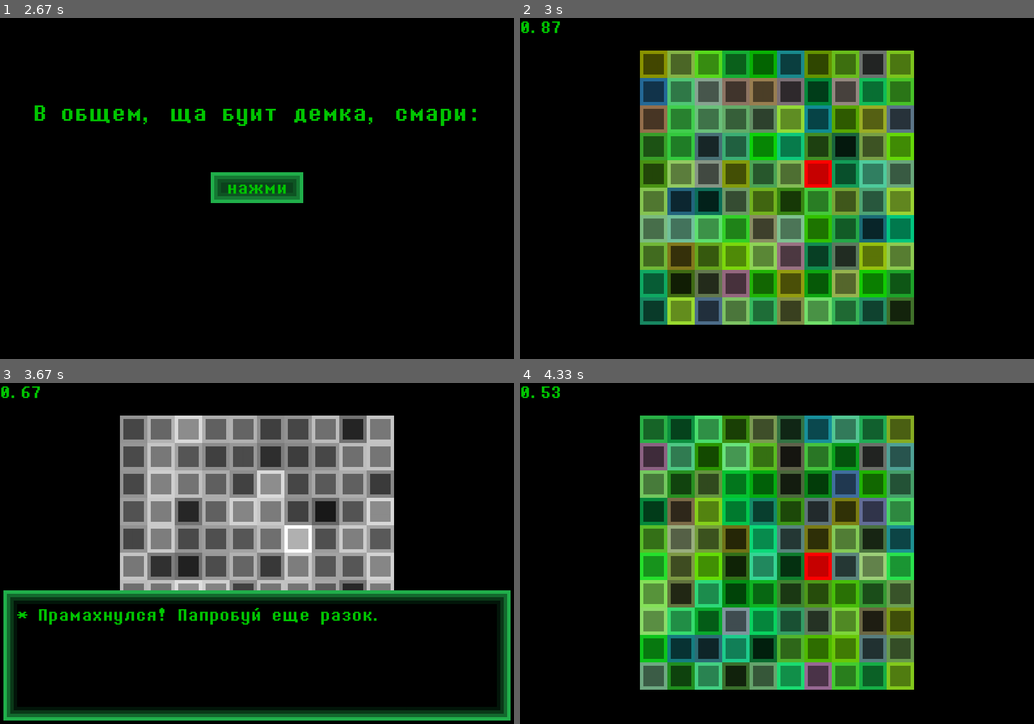
Above: before the commit, frames 1-4 (two rows, left to right).
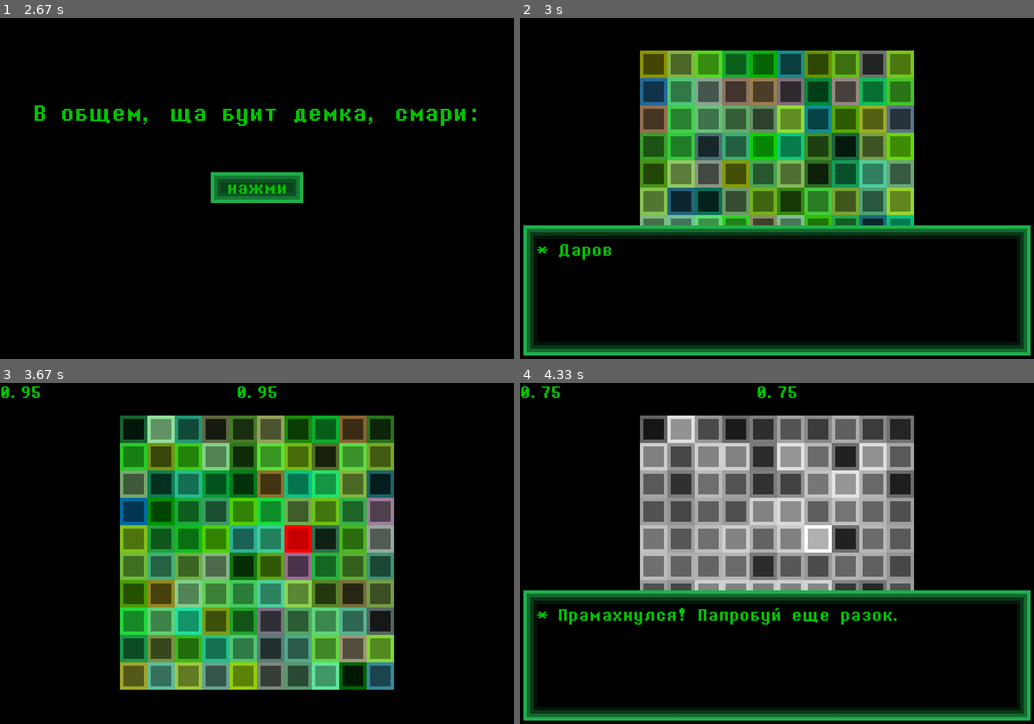
Above: after the commit, the same moments.

Repository: MaximElkinson/Pygame_SuperProject
Game: pygame game, started from игра.py
Two runs of this game, one before a commit and one after it. Both use one fixed random seed, a clock stepped at 60 frames per second and the inputs below.
Inputs (mouse positions are in pixels of both pictures, inside the frame that each line leads up to):
- Up to frame 1 (2.67 s): press the mouse at (257, 157) at 0.37 s; move the mouse to (174, 212) at 0.47 s; release the mouse at (97, 266) at 0.6 s; press the mouse at (257, 157) at 1.2 s; move the mouse to (257, 191) at 1.3 s; release the mouse at (257, 229) at 1.43 s; press the mouse at (257, 157) at 1.53 s; move the mouse to (215, 116) at 1.63 s; release the mouse at (174, 75) at 1.77 s; press the mouse at (257, 157) at 1.87 s; move the mouse to (339, 168) at 1.97 s; release the mouse at (416, 178) at 2.1 s; press the mouse at (257, 157) at 2.2 s; move the mouse to (349, 205) at 2.3 s; release the mouse at (436, 253) at 2.43 s; press the mouse at (257, 157) at 2.53 s; move the mouse to (195, 202) at 2.63 s
- Up to frame 2 (3 s): release the mouse at (653, 246) at 2.77 s; press the mouse at (777, 188) at 2.87 s; move the mouse to (874, 123) at 2.97 s
- Up to frame 3 (3.67 s): release the mouse at (452, 427) at 3.1 s; press the mouse at (380, 512) at 3.2 s; move the mouse to (380, 515) at 3.3 s; release the mouse at (385, 522) at 3.43 s; tap Z at 3.57 s
- Up to frame 4 (4.33 s): press the mouse at (735, 430) at 3.87 s; move the mouse to (679, 492) at 3.97 s; release the mouse at (622, 556) at 4.1 s; tap Z at 4.23 s

Frame 1 is identical in both runs. In frame 2, 22% of the frame differs, in the area x 0-100%, y 1-99%; in frame 3, 47%; in frame 4, 49%.

Commit message:
улучшение реакции - теперь понятно, что происходит!

Diff:
--- a/игра.py
+++ b/игра.py
@@ -25,19 +25,21 @@
 class GameStage:  # Надкласс для стадий игры, чтобы не создавать кучу повторяющихся циклов
     def __init__(self):
         self.elements = []
+        self.args = None
         self.nextstage = None
         self.active = True
 
     def update(self):  # Изначально пустая функция для обновления спрайтов и т.п.
         pass
 
-    def transform(self, stage=None):  # Функция для перехода с одной стадии к другой
+    def transform(self, stage=None, *args):  # Функция для перехода с одной стадии к другой
         self.active = False
         for i in self.elements:
             i.kill()
         if stage is None:
             return
         self.nextstage = stage
+        self.args = args
 
 
 class MySprite(pygame.sprite.Sprite):
@@ -353,7 +355,8 @@
                              random.randint(100, 230),
                              random.randint(0, 160))
         self.image.fill(color)
-        color.hsva = [color.hsva[0], color.hsva[1], color.hsva[2] - 30, color.hsva[3]]
+        color.hsva = (color.hsva[0], min(color.hsva[1], 100),
+                      max(color.hsva[2] - 30, 0), min(color.hsva[3], 100))
         self.image.fill(color, pygame.Rect(pixel_size, pixel_size, 6 * pixel_size, 6 * pixel_size))
         self.rect = pygame.Rect(*xy, pixel_size * 8, pixel_size * 8)
         self.func = func
@@ -374,9 +377,17 @@
     def is_red(self):
         return self.red
 
-    def change_color(self, color):
+    def change_color(self, color=None):
+        if color is None:
+            color = pygame.Color(random.randint(0, 160),
+                                 random.randint(100, 230),
+                                 random.randint(0, 160))
         self.image.fill(color)
-        color.hsva = [color.hsva[0], color.hsva[1], color.hsva[2] - 30, color.hsva[3]]
+        try:
+            color.hsva = (color.hsva[0], min(color.hsva[1], 100),
+                          max(color.hsva[2] - 30, 0), min(color.hsva[3], 100))
+        except ValueError:
+            print(color.hsva, color.hsva[2] - 30)
         self.image.fill(color, pygame.Rect(pixel_size, pixel_size, 6 * pixel_size, 6 * pixel_size))
 
     def blacknwhite(self):
@@ -386,7 +397,7 @@
 
 
 class Reakcia(GameStage):
-    def __init__(self):
+    def __init__(self, not_first=False):
         super().__init__()
         for i in range(10):
             for j in range(10):
@@ -394,40 +405,60 @@
                                                j * 8 * pixel_size,
                                                (height - pixel_size * 80) // 2 +
                                                i * 8 * pixel_size), self.error))
+        self.timer = 61
+        self.updatetiles = 0
+        self.game_started = False
+        self.stop = True
+        if not not_first:
+            self.elements.append(
+                Speech([["Дарова кампуктир!", "Сейчас ты буишь прахадить тест на реакцию!"],
+                        ["Ну все, начинай!"]], rate=1, func=self.start)
+            )
+        else:
+            self.start()
+
+    def start(self):
+        self.game_started = True
+        self.stop = False
+        for i in range(100):
+            self.elements[i].change_color()
         self.elements[random.randrange(0, len(self.elements))].change_func(self.win)
-        self.timer = 60
-        self.stop = False
 
     def update(self):
-        if not self.stop:
-            self.timer -= 1
-        if self.timer == 0:
-            self.error([["А ты че думал, это на время игра!", "Попробуй еще разок."]])
-        print(str(round(self.timer / 60, 2)))
-        bltext = MAIN_FONT.render(str(round(self.timer / 60, 2)), False, (0, 200, 0))
-        #screen.blit(bltext, ((width - MAIN_FONT.size(str(round(self.timer / 60, 2)))[0]) // 2, 0))
-        screen.blit(bltext, (0, 0))
+        self.updatetiles += 1
+        if self.game_started:
+            if not self.stop:
+                self.timer -= 1
+            if self.timer == 0:
+                self.error([["А ты че думал, это на время игра!", "Попробуй еще разок."]])
+            bltext = MAIN_FONT.render(str(round(self.timer / 60, 2)), False, (0, 200, 0))
+            screen.blit(bltext, ((width - MAIN_FONT.size(str(round(self.timer / 60, 2)))[0]) // 2, 0))
+            screen.blit(bltext, (0, 0))
+        elif self.updatetiles % 20 == 0:
+            for i in range(100):
+                self.elements[i].change_color()
 
     def error(self, phrase=None):
         if not self.stop:
             self.stop = True
-            for i in self.elements:
-                i.blacknwhite()
+            for i in range(100):
+                self.elements[i].blacknwhite()
             if phrase is None:
                 phrase = [["Прамахнулся! Папробуй еще разок."]]
             self.elements.append(Speech(phrase, func=self.retry))
 
     def win(self):
-        self.stop = True
-        self.elements.append(Speech([["Молодчинка!!!!", "США в шоке!!!!"],
-                                     ["А терь вали атсюда."]],
-                                    func=self.to_menu))
+        if not self.stop:
+            self.stop = True
+            self.elements.append(Speech([["Молодчинка!!!!", "США в шоке!!!!"],
+                                         ["А терь вали атсюда."]],
+                                        func=self.to_menu))
 
     def to_menu(self):
         self.transform(MainMenu)
 
     def retry(self):
-        self.transform(Reakcia)
+        self.transform(Reakcia, True)
 
 
 if __name__ == '__main__':
@@ -458,8 +489,7 @@
         sprites.draw(screen)
         nextstage = stage.nextstage
         if nextstage is not None:
-            del stage
-            stage = nextstage()
+            stage = nextstage(*stage.args)
         stage.update()
         # screen.blit(load_image("sans.png", scale=pixel_size), (0, 0))
         pygame.display.flip()
